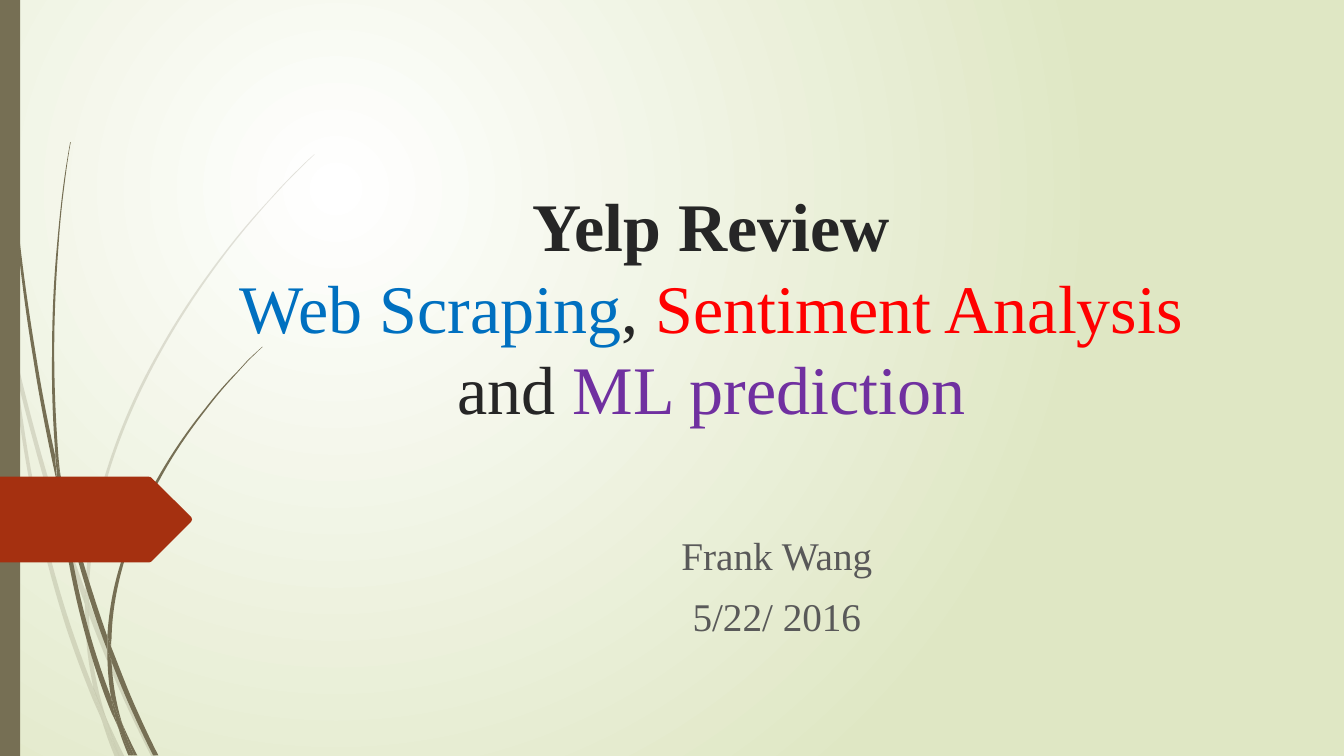
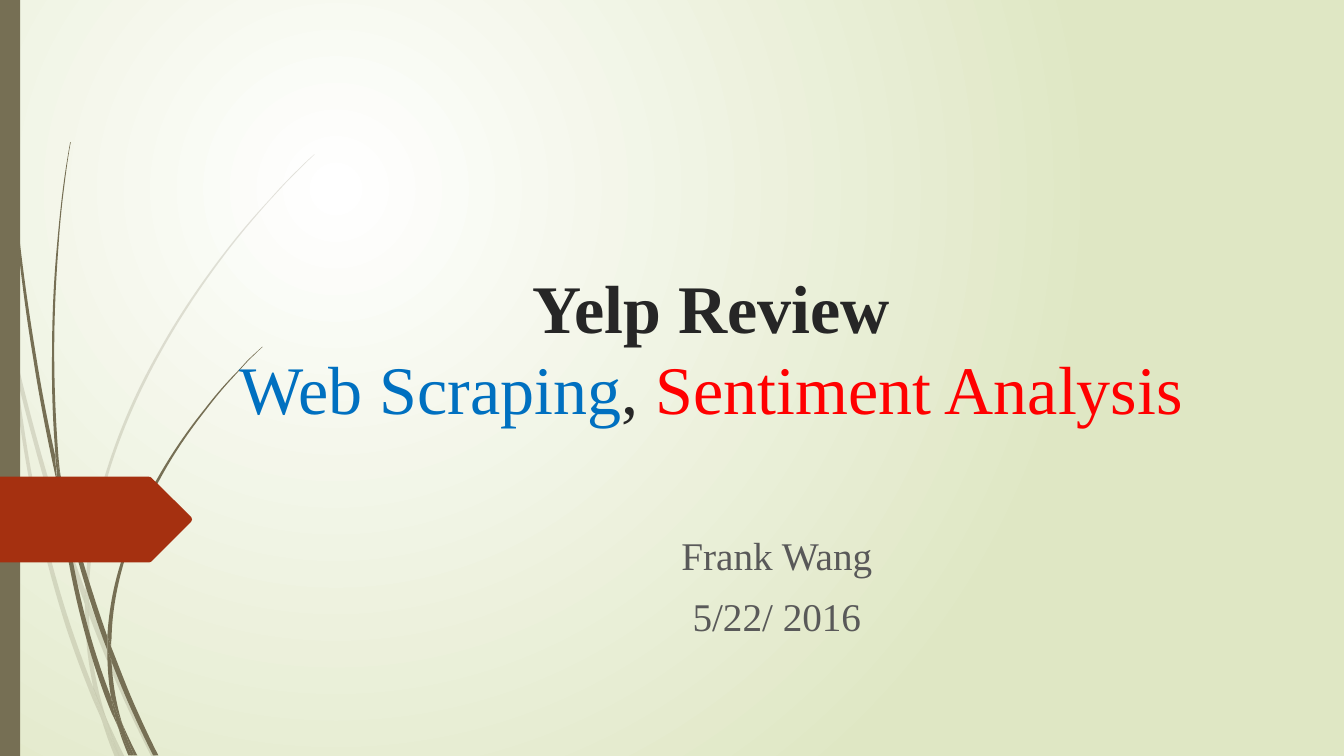
Before and after one commit to nycdatasci/bootcamp005_project, a slide deck: slide 1 of Project3-WebScraping/FrankWang/webscrapying_frankwang.pptx. Drawn at 1344x756 pixels with LibreOffice and Linux fonts; fonts in the diff are those of the drawing. Boxes give left, top, right and bottom in pixels: in the first picture for what was removed or moved away, otherwise in the second. Text is boxed around its words. In the diff, an @@ line names an element or a change of style, - is before the commit and + after.

```diff
--- a/Project3-WebScraping/FrankWang/webscrapying_frankwang.pptx
+++ b/Project3-WebScraping/FrankWang/webscrapying_frankwang.pptx
@@ title at (240, 285, 1183, 427): text changed @@
-Yelp Review
-Web Scraping, Sentiment Analysis and ML prediction
+Yelp Review
+Web Scraping, Sentiment Analysis
```
Also in this commit, not shown: 1 other slide changed, 2 slides added, 1 slide removed, 1 other file.
